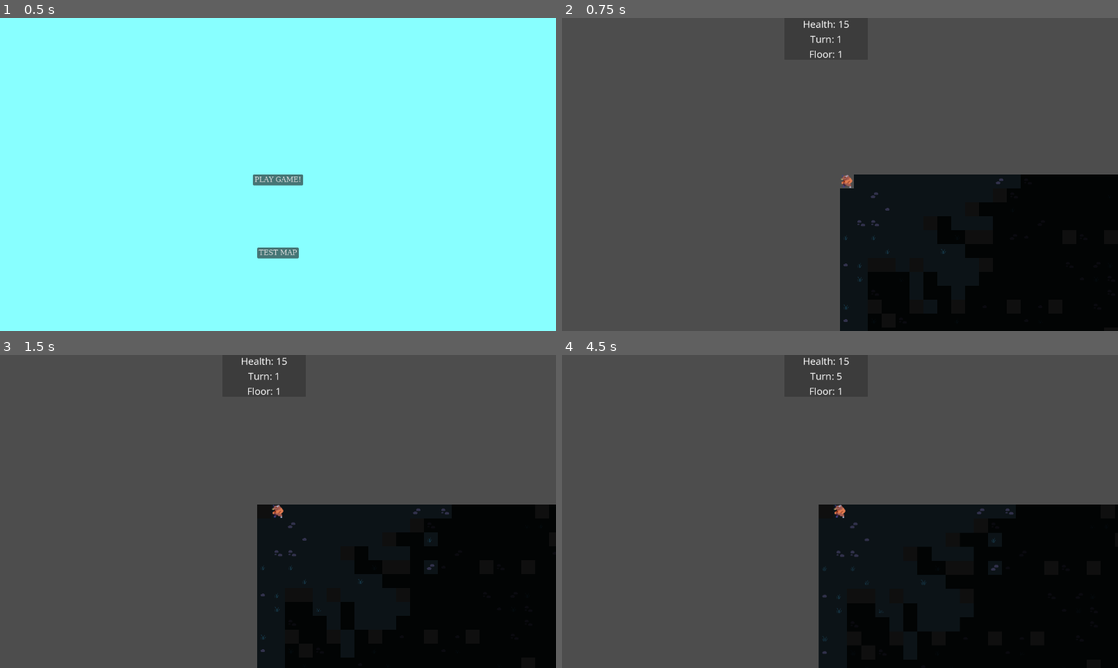
Above: before the commit, frames 1-4 (two rows, left to right).
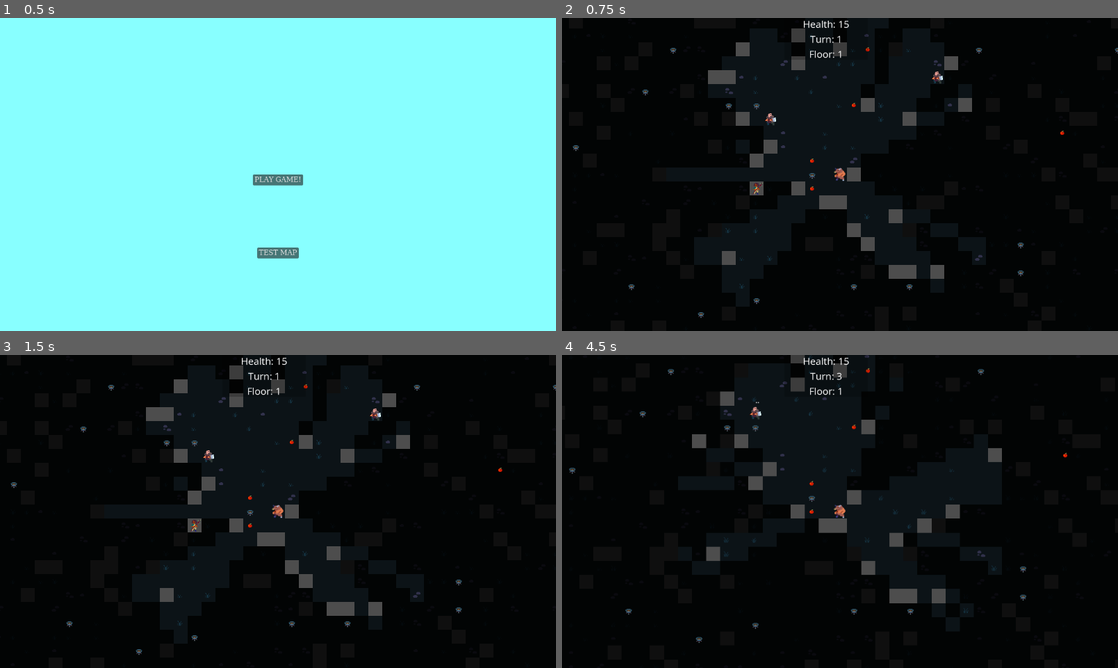
Above: after the commit, the same moments.

Repository: langel/ipsylial
Game: Godot game, scene res://scenes/main.tscn
The game is run twice, just before and just after one commit, with the same random seed, the same clock (stepped at 60 frames per second) and the same inputs.
Inputs (mouse positions are in pixels of both pictures, inside the frame that each line leads up to):
- Up to frame 1 (0.5 s): no input
- Up to frame 2 (0.75 s): click "TEST MAP" at 0.5 s
- Up to frame 3 (1.5 s): tap Enter at 1.25 s; move the mouse to (400, 495) at 1.27 s; hold D (move_right) from 1.28 s (still down); tap Space (space) at 1.35 s
- Up to frame 4 (4.5 s): tap Space (space) at 2, 3.5, 3.6 s; move the mouse to (728, 527) at 2.02 s; release D (move_right) at 2.03 s; hold S (move_down) 2.03-2.78 s; tap Mouse wheel up (zoom_in) at 2.1, 4.35 s; tap Enter at 2.75, 4.25 s; move the mouse to (895, 442) at 2.77 s; hold D (move_right) 2.78-3.53 s; tap Mouse wheel down (zoom_out) at 2.85 s; move the mouse to (812, 574) at 3.52 s; hold W (move_up) 3.53-4.28 s; move the mouse to (1006, 558) at 4.27 s; hold A (move_left) from 4.28 s (still down)

Frame 1 is identical in both runs. In frame 2, 74% of the frame differs, in the area x 0-100%, y 0-100%; in frame 3, 71%; in frame 4, 72%.

Commit message:
item first pass

Diff:
--- /dev/null
+++ b/assets/tile_sets/animated_items.tres
@@ -0,0 +1,113 @@
+[gd_resource type="SpriteFrames" load_steps=14 format=3 uid="uid://dqd0miudbxyjv"]
+
+[ext_resource type="Texture2D" uid="uid://vebrk6gfpwdo" path="res://assets/textures/32rogues/items.png" id="1_upmj6"]
+[ext_resource type="Texture2D" uid="uid://py41qybna61m" path="res://assets/textures/32rogues/animated-tiles.png" id="2_8ut07"]
+[ext_resource type="Texture2D" uid="uid://dl43mpacwaqpg" path="res://assets/textures/32rogues/tiles.png" id="3_c5nh8"]
+
+[sub_resource type="AtlasTexture" id="AtlasTexture_uv2uc"]
+atlas = ExtResource("1_upmj6")
+region = Rect2(64, 800, 32, 32)
+
+[sub_resource type="AtlasTexture" id="AtlasTexture_13k8t"]
+atlas = ExtResource("2_8ut07")
+region = Rect2(0, 0, 32, 32)
+
+[sub_resource type="AtlasTexture" id="AtlasTexture_hkek0"]
+atlas = ExtResource("2_8ut07")
+region = Rect2(0, 32, 32, 32)
+
+[sub_resource type="AtlasTexture" id="AtlasTexture_fns0i"]
+atlas = ExtResource("2_8ut07")
+region = Rect2(32, 32, 32, 32)
+
+[sub_resource type="AtlasTexture" id="AtlasTexture_l0x2r"]
+atlas = ExtResource("2_8ut07")
+region = Rect2(64, 32, 32, 32)
+
+[sub_resource type="AtlasTexture" id="AtlasTexture_1gtud"]
+atlas = ExtResource("2_8ut07")
+region = Rect2(96, 32, 32, 32)
+
+[sub_resource type="AtlasTexture" id="AtlasTexture_0jing"]
+atlas = ExtResource("2_8ut07")
+region = Rect2(128, 32, 32, 32)
+
+[sub_resource type="AtlasTexture" id="AtlasTexture_5h0h1"]
+atlas = ExtResource("2_8ut07")
+region = Rect2(160, 32, 32, 32)
+
+[sub_resource type="AtlasTexture" id="AtlasTexture_xcxkc"]
+atlas = ExtResource("3_c5nh8")
+region = Rect2(0, 544, 32, 32)
+
+[sub_resource type="AtlasTexture" id="AtlasTexture_h1got"]
+atlas = ExtResource("3_c5nh8")
+region = Rect2(32, 544, 32, 32)
+
+[resource]
+animations = [{
+"frames": [{
+"duration": 1.0,
+"texture": SubResource("AtlasTexture_uv2uc")
+}],
+"loop": true,
+"name": &"apple",
+"speed": 5.0
+}, {
+"frames": [{
+"duration": 1.0,
+"texture": SubResource("AtlasTexture_13k8t")
+}],
+"loop": true,
+"name": &"brazier_off",
+"speed": 5.0
+}, {
+"frames": [{
+"duration": 1.0,
+"texture": SubResource("AtlasTexture_hkek0")
+}, {
+"duration": 1.0,
+"texture": SubResource("AtlasTexture_fns0i")
+}, {
+"duration": 1.0,
+"texture": SubResource("AtlasTexture_l0x2r")
+}, {
+"duration": 1.0,
+"texture": SubResource("AtlasTexture_1gtud")
+}, {
+"duration": 1.0,
+"texture": SubResource("AtlasTexture_0jing")
+}, {
+"duration": 1.0,
+"texture": SubResource("AtlasTexture_5h0h1")
+}],
+"loop": true,
+"name": &"brazier_on",
+"speed": 5.0
+}, {
+"frames": [{
+"duration": 1.0,
+"texture": SubResource("AtlasTexture_xcxkc")
+}],
+"loop": true,
+"name": &"chest_closed",
+"speed": 5.0
+}, {
+"frames": [{
+"duration": 1.0,
+"texture": SubResource("AtlasTexture_h1got")
+}],
+"loop": true,
+"name": &"chest_open",
+"speed": 5.0
+}, {
+"frames": [],
+"loop": true,
+"name": &"potion_blue",
+"speed": 5.0
+}, {
+"frames": [],
+"loop": true,
+"name": &"potion_red",
+"speed": 5.0
+}]
--- a/scenes/game.gd
+++ b/scenes/game.gd
@@ -7,7 +7,8 @@
 
 var turn = 0
 const BADDY_SCENE = preload("res://scenes/baddy.tscn")
-const LOS_RANGE = 12  # Max line of sight range
+const ITEM_SCENE = preload("res://scenes/item.tscn")
+
 
 func _ready() -> void:
 	GameState.start_game()
@@ -19,10 +20,19 @@
 	GameState.turn_ended.connect(_on_turn_ended)
 
 	spawn_baddies()
+	spawn_items()
 	initialize_fog_layer()
 
 	# Bind update_zoom event from Camera2D
 	$Camera2D.connect("update_zoom", Callable(self, "_on_update_zoom"))
+	GameState.connect("player_damaged", Callable(self, "_on_player_damaged"))
+
+	$Camera2D._on_player_moved(GameState.player_position)
+
+	update_los()
+
+func _on_player_damaged(damage: int):
+	spawn_floating_text("-"+str(damage),Color.CRIMSON,player.position)
 
 func _on_update_zoom():
 	"""Recalculate fog layer visibility when zoom level changes."""
@@ -55,13 +65,81 @@
 
 func move_player(move_dir: Vector2):
 	var moved = GameState.move_player(move_dir)
-	var destination = GameState.player_position + move_dir
+	var destination = GameState.player_position
+
 	if not moved:
+		destination += move_dir
 		if GameState.pos_has_baddy(destination):
 			attack_baddy(destination)
 		else:
 			return
+	# Check if the player stepped on an item
+	var found_item = get_item_at_position(destination)
+	if found_item:
+		handle_item_trigger(found_item)
+
 	GameState.end_turn()
+
+func get_item_at_position(position: Vector2) -> Item:
+	"""Returns the item at the given position, or null if none exists."""
+	for item in GameState.items:
+		if item.grid_position == position:
+			return item
+	return null
+
+func handle_item_trigger(item: Item):
+	"""Handles player interaction with an item."""
+
+	if item.type == Item.ItemType.BRAZIER_OFF:
+		# Change item type to BRAZIER_ON
+		item.type = Item.ItemType.BRAZIER_ON
+		set_item_animation(item.scene, item.type)  # Update animation
+
+	elif item.type == Item.ItemType.APPLE:
+		# Heal player and remove the item
+		var heal_amount = GameState.rng_next_int() % 6 + 3  # Random number between 3-8
+		GameState.hp += heal_amount
+
+		# Remove the apple from the game
+		remove_item_from_game(item)
+		spawn_floating_text("+"+str(heal_amount),Color.DARK_GREEN,item.scene.position)
+
+func spawn_floating_text(text: String, color: Color, position: Vector2):
+	"""Spawns floating text above the given position, animates it upwards, and fades it out."""
+	var label = Label.new()
+	label.text = text
+	label.add_theme_color_override("font_color", color)
+	label.add_theme_font_size_override("font_size", 16)  # Make text larger
+	label.set_anchors_preset(Control.PRESET_CENTER_TOP)  # Ensure correct positioning
+	label.z_index = 100  # Ensure it's above everything else
+
+	# Convert world position to screen position if needed
+	label.position = position - Vector2(0, 16)  # Offset upwards
+	entity_layer.add_child(label)  # Add to entity layer
+
+	# Debug print
+	print("Floating text spawned at:", label.position, "Text:", text)
+
+	# Animate text movement and fade-out
+	var tween = create_tween()
+	tween.tween_property(label, "position", label.position + Vector2(0, -18), 1.2).set_trans(Tween.TRANS_LINEAR)
+	tween.parallel().tween_property(label, "modulate:a", 0.0, 1.2).set_trans(Tween.TRANS_LINEAR)
+
+	# Delete label after animation
+	await tween.finished
+	label.queue_free()
+
+
+
+func remove_item_from_game(item: Item):
+	"""Removes an item from the game both in GameState and in the scene."""
+	if item in GameState.items:
+		GameState.items.erase(item)  # Remove from game logic
+
+	# Remove item from the scene
+	if item.scene:
+		item.scene.queue_free()
+
 
 func attack_baddy(destination):
 	var found_baddy: Baddy = null
@@ -92,8 +170,6 @@
 
 	# Wait for animation to complete
 	await tween.finished
-
-
 
 func _on_turn_ended():
 	drawScore()
@@ -127,6 +203,26 @@
 		baddy_instance.update_baddy(baddy)
 		baddy_instance.position = (baddy.grid_position * GameState.TILE_SIZE)
 		entity_layer.add_child(baddy_instance)
+
+func spawn_items():
+	"""Instantiate item scenes and place them in the world."""
+	for item in GameState.items:
+		var item_instance = ITEM_SCENE.instantiate()
+		item_instance.position = item.grid_position * GameState.TILE_SIZE
+		set_item_animation(item_instance, item.type)  # Assign animation
+		entity_layer.add_child(item_instance)
+		item.scene = item_instance
+
+func set_item_animation(item_instance: Node2D, item_type: int):
+	"""Assigns the correct animation to an item based on its type."""
+	var sprite = item_instance.get_node("AnimatedSprite2D")
+	var animation_name = item_type_to_string(item_type)  # Convert enum to string
+	if sprite.sprite_frames.has_animation(animation_name):
+		sprite.play(animation_name)  # Play the correct animation
+
+func item_type_to_string(item_type: int) -> String:
+	"""Converts an ItemType enum to a lowercase string."""
+	return Item.ItemType.keys()[item_type].to_lower()
 
 func get_random_floor_tile():
 	var coords = [0,6]
@@ -191,12 +287,12 @@
 
 	# Get properly scaled camera bounds
 	var camera_rect = get_camera_bounds().grow(10*GameState.TILE_SIZE)
-	print("Camera rect is " + str(camera_rect))
+
 	# Get visible tiles within LOS range
 	var visible_tiles = get_tiles_in_los()
-	var los_area = Rect2(GameState.player_position - Vector2(LOS_RANGE, LOS_RANGE), Vector2(LOS_RANGE * 2, LOS_RANGE * 2))
-
-	# Update fog tiles (considering zoom)
+	var los_area = Rect2(GameState.player_position - Vector2(GameState.player_los, GameState.player_los), Vector2(GameState.player_los * 2, GameState.player_los * 2))
+
+	# Update fog tiles (considering zoom)F
 	for fog_rect in fog_layer.get_children():
 		var tile_pos = fog_rect.position / GameState.TILE_SIZE
 
@@ -238,28 +334,50 @@
 
 
 func get_tiles_in_los() -> Array:
-	"""Computes field of view (FOV) using a circular area and checks for obstructions."""
+	"""Computes field of view (FOV) using a circular area and includes lit braziers."""
 	var los_tiles = []
 	var origin = GameState.player_position
 
-	# Iterate over all tiles within a circular area
-	for x in range(-LOS_RANGE, LOS_RANGE + 1):
-		for y in range(-LOS_RANGE, LOS_RANGE + 1):
+	# Compute player's LOS
+	for x in range(-GameState.player_los, GameState.player_los + 1):
+		for y in range(-GameState.player_los, GameState.player_los + 1):
 			var target_pos = origin + Vector2(x, y)
 
 			# Ensure we stay within the valid map area
-			if not is_tile_valid(target_pos):
+			if not GameState.is_tile_valid(target_pos):
 				continue
 
 			# Ensure the tile is within a circular range
-			if target_pos.distance_to(origin) > LOS_RANGE:
+			if target_pos.distance_to(origin) > GameState.player_los:
 				continue
 
 			# Check if the direct path from origin to target_pos is blocked
 			if not is_path_blocked(origin, target_pos):
 				los_tiles.append(target_pos)
 
+	# Braziers provide light through walls
+	var brazier_los = GameState.player_los / 2
+
+	# Iterate over all items to check for lit braziers
+	for item in GameState.items:
+		if item.type == Item.ItemType.BRAZIER_ON:
+			for x in range(-brazier_los, brazier_los + 1):
+				for y in range(-brazier_los, brazier_los + 1):
+					var target_pos = item.grid_position + Vector2(x, y)
+
+					# Ensure we stay within the valid map area
+					if not GameState.is_tile_valid(target_pos):
+						continue
+
+					# Ensure the tile is within the brazier's light radius
+					if target_pos.distance_to(item.grid_position) > brazier_los:
+						continue
+
+					# No path blocking check—light passes through walls
+					los_tiles.append(target_pos)
+
 	return los_tiles
+
 
 
 func is_path_blocked(start: Vector2, end: Vector2) -> bool:
@@ -274,7 +392,7 @@
 	var current_pos = start
 
 	# Iterate over the line, checking each step
-	for i in range(steps):
+	for i in range(1,steps):
 		current_pos += Vector2(step_x, step_y)
 
 		# Round to the nearest tile position
@@ -287,9 +405,7 @@
 	return false  # Path is clear
 
 
-func is_tile_valid(pos: Vector2) -> bool:
-	""" Check if a tile position is within map bounds """
-	return pos.x >= 0 and pos.y >= 0 and pos.x < GameState.map.width and pos.y < GameState.map.height
+
 
 func is_tile_wall(pos: Vector2) -> bool:
 	""" Check if a given tile is a wall """
--- /dev/null
+++ b/scenes/item.tscn
@@ -0,0 +1,10 @@
+[gd_scene load_steps=2 format=3 uid="uid://bsmdq1uai6bux"]
+
+[ext_resource type="SpriteFrames" uid="uid://dqd0miudbxyjv" path="res://assets/tile_sets/animated_items.tres" id="1_q6b0f"]
+
+[node name="Item" type="Node2D"]
+
+[node name="AnimatedSprite2D" type="AnimatedSprite2D" parent="."]
+position = Vector2(16, 16)
+sprite_frames = ExtResource("1_q6b0f")
+animation = &"brazier_off"
--- a/scripts/baddy.gd
+++ b/scripts/baddy.gd
@@ -46,7 +46,7 @@
 
 func any_items():
 	for item in GameState.items:
-		if grid_position.distance_to(item.grid_position) <= aggression_area:
+		if item.for_baddies and grid_position.distance_to(item.grid_position) <= aggression_area:
 			return true
 	return false
 
--- a/scripts/game_state.gd
+++ b/scripts/game_state.gd
@@ -2,7 +2,7 @@
 
 signal player_moved(new_position: Vector2i)
 signal turn_ended
-signal player_damaged
+signal player_damaged(damage: int)
 
 const DEFAULT_RNG_POS = 0x13371ee7
 const TILE_SIZE: int = 32
@@ -12,6 +12,7 @@
 var hp = 15
 var player_position: Vector2 = Vector2(0, 0)
 var player_damage = 1
+var player_los = 12
 
 var map: Map
 var baddies: Array[Baddy] = []
@@ -24,32 +25,65 @@
 var turn_active: bool = true
 
 func start_game() -> void:
-	player_position = Vector2i(0, 0)
+	"""Initializes the game and places the player on a traversable tile."""
 	hp = 15
+	player_damage = 1
 	map = new_map()
 	build_pathfinding_grid()
 	baddies = new_baddies()
+	items = new_items()
+
+	# Find a valid player spawn position
+	player_position = get_random_traversable_position()
+	#player_position = Vector2(1,1)
+
 	# Connect death signals for all baddies
 	for baddy in baddies:
 		if not baddy.died.is_connected(_on_baddy_died):
 			baddy.died.connect(_on_baddy_died.bind(baddy))
+
+
+func get_random_traversable_position() -> Vector2:
+	"""Finds a random traversable tile for the player to spawn."""
+	while true:
+		var x = rng_next_int() % map.width
+		var y = rng_next_int() % map.height
+		var pos = Vector2(x, y)
+
+		# Ensure the tile is walkable and doesn't contain a baddy
+		if is_tile_valid(pos) and map.tiles[x][y].traversable and not pos_has_baddy(pos):
+			return pos  # Found a valid position
+	return Vector2(0,0)
+
 
 func new_baddies():
 	var baddies: Array[Baddy] = []
 	var baddy_factory = BaddyFactory.new()
-	var num_baddies = 5 + rng_next_int()%10
+	var num_baddies = 105 + rng_next_int()%10
 	for i in range(0,num_baddies):
 		var baddy: Baddy = baddy_factory.new_baddy(baddy_factory.get_random_baddy_type())
 		baddy.grid_position = Vector2(rng_next_int()%map.width,rng_next_int()%map.height)
 		baddies.append(baddy)
 	for i in Baddy.BaddyType.values():
-		for j in range(0,5):
+		for j in range(0,25):
 			var baddy: Baddy = baddy_factory.new_baddy(i)
 			baddy.grid_position = Vector2(rng_next_int()%map.width,rng_next_int()%map.height)
 			baddies.append(baddy)
 
 
 	return baddies
+
+func new_items():
+	var items: Array[Item] = []
+	var num_items = 5+(map.width*map.height)/36
+	for i in range(0,num_items):
+		var pos = Vector2(rng_next_int()%map.width,rng_next_int()%map.height)
+		if player_can_move_here(pos):
+			var item = Item.new()
+			item.grid_position=pos
+			item.type = Item.ItemType.BRAZIER_OFF if rng_next_int()%4 < 3 else Item.ItemType.APPLE
+			items.append(item)
+	return items
 
 func _on_baddy_died(baddy: Baddy):
 	""" Removes a dead baddy from the baddies list. """
@@ -93,7 +127,7 @@
 	turn_ended.emit()
 
 func attack_player(baddy: Baddy):
-	emit_signal("player_damaged")
+	emit_signal("player_damaged",baddy.damage)
 	hp -= baddy.damage
 	if hp <= 0:
 		die()
@@ -102,6 +136,10 @@
 func die():
 	pass
 
+func is_tile_valid(pos: Vector2) -> bool:
+	""" Check if a tile position is within map bounds """
+	return pos.x >= 0 and pos.y >= 0 and pos.x < GameState.map.width and pos.y < GameState.map.height
+
 func get_ai_path(start: Vector2, end: Vector2) -> Array:
 	var start_id = get_astar_id(start)
 	var end_id = get_astar_id(end)
@@ -121,6 +159,9 @@
 	for baddy in baddies:
 		if baddy.grid_position == baddy_pos and baddy.is_alive():
 			return false
+	for item in items:
+		if item.grid_position == baddy_pos and not item.traversable:
+			return false
 	if player_position == baddy_pos:
 		return false
 	return true
@@ -130,6 +171,9 @@
 		return false
 	for baddy in baddies:
 		if baddy.grid_position == baddy_pos and baddy.is_alive():
+			return false
+	for item in items:
+		if item.grid_position == baddy_pos and not item.traversable:
 			return false
 	if player_position == baddy_pos:
 		return false
--- a/scripts/item.gd
+++ b/scripts/item.gd
@@ -4,7 +4,10 @@
 var grid_position: Vector2 = Vector2(0,0)
 var interactable: bool = false
 var traversable: bool = true
-enum ItemType { STONE, BEER, DUCK_FOOD }
+var for_baddies: bool = false
+var scene = null
+
+enum ItemType { STONE, BEER, DUCK_FOOD, APPLE, BRAZIER_OFF, BRAZIER_ON }
 var type: ItemType = ItemType.STONE  # Default type
 
 # Called when the node enters the scene tree for the first time.
